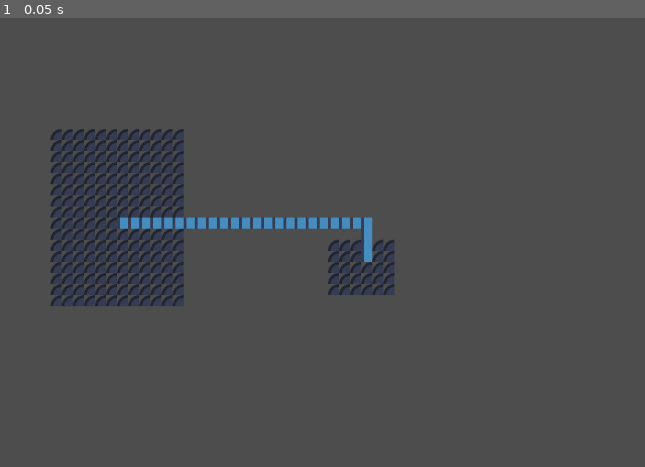
Above: before the commit, frame 1.
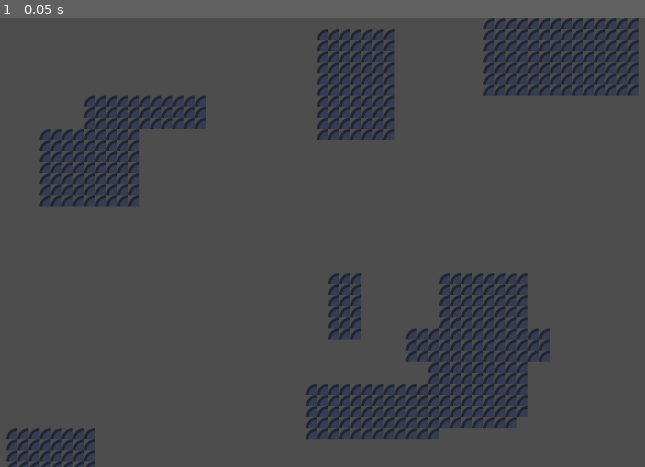
Above: after the commit, the same moment.

Repository: JBlitzar/RogueLike
Game: Godot game, scene res://RoomLevel.tcsn.tscn
Two runs of this game, one before a commit and one after it. Both use one fixed random seed, a clock stepped at 60 frames per second and the inputs below. The engine's default icon, where the game draws it, is replaced by a stand-in: a white triangle on a blue panel in a dark square.
Inputs:
- Up to frame 1 (0.05 s): no input

The runs differ from the first frame. In frame 1, 11% of the frame differs, in the area x 0-100%, y 0-100%.

Commit message:
Add files via upload

Diff:
--- a/Room.gd
+++ b/Room.gd
@@ -4,11 +4,14 @@
 var y
 var width
 var height
-func _init(x, y, width, height):
+func _init(x, y, width, height,rooms):
 	self.x = x
 	self.y = y
 	self.width = width
 	self.height = height
+	for room in rooms:
+		if check_collide(room):
+			print("collision")
 func get_center():
 	return [(self.x+self.width/2),(self.y+self.height/2)]
 func manhattan_dist(otherRoom):
--- a/RoomLevel.gd
+++ b/RoomLevel.gd
@@ -1,15 +1,24 @@
 extends TileMap
 
-
+var roomAmt = 10
+var roomSizeMin = 3
+var roomSizeMax = 15
+var roomWMax = 50
+var roomHMax = 50
+var rooms = []
 # Called when the node enters the scene tree for the first time.
 func _ready():
-	#set_cell( 0, Vector2i(0,0), 0, Vector2i(0, 0))
-	var myRoom = Room.new(5,10,12,16)
-	myRoom.render(self)
-	var roomTwo = Room.new(30,20,6,5)
-	roomTwo.render(self)
-	var myPassage = Passage.new(myRoom,roomTwo)
-	myPassage.render_connection(self)
+	var rng = RandomNumberGenerator.new()
+	rng.set_seed(100)
+	for i in range(roomAmt):
+		var x = rng.randi_range(0,roomWMax)
+		var y = rng.randi_range(0,roomHMax)
+		var w = rng.randi_range(roomSizeMin,roomSizeMax)
+		var h = rng.randi_range(roomSizeMin,roomSizeMax)
+		var room = Room.new(x,y,w,h,rooms)
+		rooms.append(room)
+		room.render(self)
+
 
 
 # Called every frame. 'delta' is the elapsed time since the previous frame.
